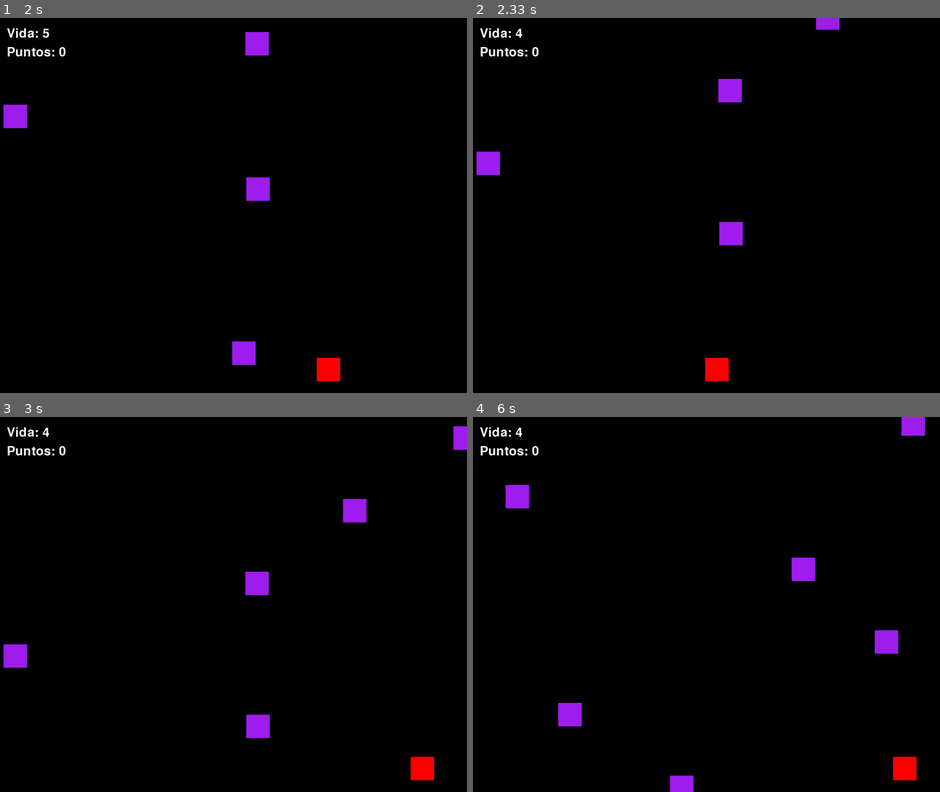
Above: before the commit, frames 1-4 (two rows, left to right).
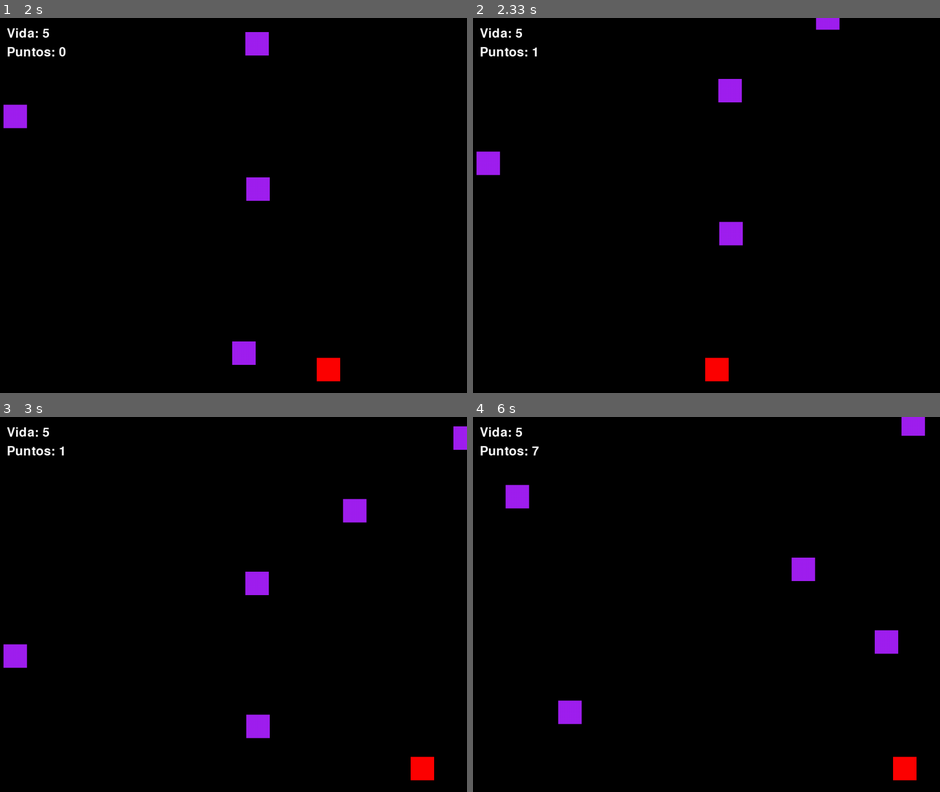
Above: after the commit, the same moments.

Repository: jocsanmj/Pygame
Game: pygame game, started from Game/pygame1.py
The game is run twice, just before and just after one commit, with the same random seed, the same clock (stepped at 60 frames per second) and the same inputs.
Inputs:
- Up to frame 1 (2 s): hold D 0.33-0.8 s; hold D 0.83-1.3 s; hold A 1.33-1.87 s; hold A from 1.9 s (still down)
- Up to frame 2 (2.33 s): release A at 2.3 s
- Up to frame 3 (3 s): hold D 2.33-2.97 s
- Up to frame 4 (6 s): hold A 3-3.47 s; hold D 3.5-3.97 s; hold D 4-4.47 s; hold A 4.5-5.03 s; hold A 5.07-5.47 s; hold D from 5.5 s (still down)

Frame 1 is identical in both runs. In frame 2, less than 0.1% of the frame differs, in the area x 9-15%, y 2-11%; in frame 3, less than 0.1%; in frame 4, 0.4%, in the area x 9-48%, y 2-100%.

Commit message:
ci: score points for each enemy dodged

Diff:
--- a/Game/pygame1.py
+++ b/Game/pygame1.py
@@ -84,6 +84,10 @@
             print(f"Te quedan {vidas} Vidas")  # Muestra el número de vidas restantes.
             enemigos.remove(enemigo)  # Elimina al enemigo que colisionó.
 
+        if enemigo.y + enemigo.alto > ALTO:
+            puntos += 1
+            enemigos.remove(enemigo)
+
     # Dibuja el texto de vidas en la pantalla.
     VENTANA.blit(texto_vida, (20,20)) # Muestra el número de vidas en la parte superior izquierda.
 
